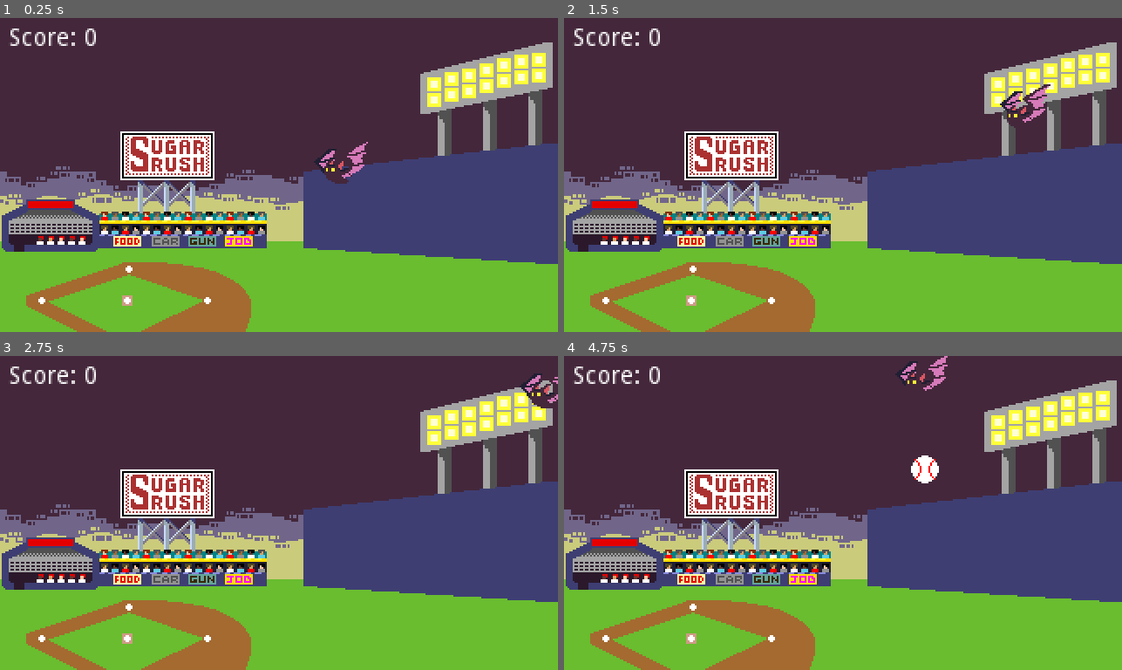
Above: before the commit, frames 1-4 (two rows, left to right).
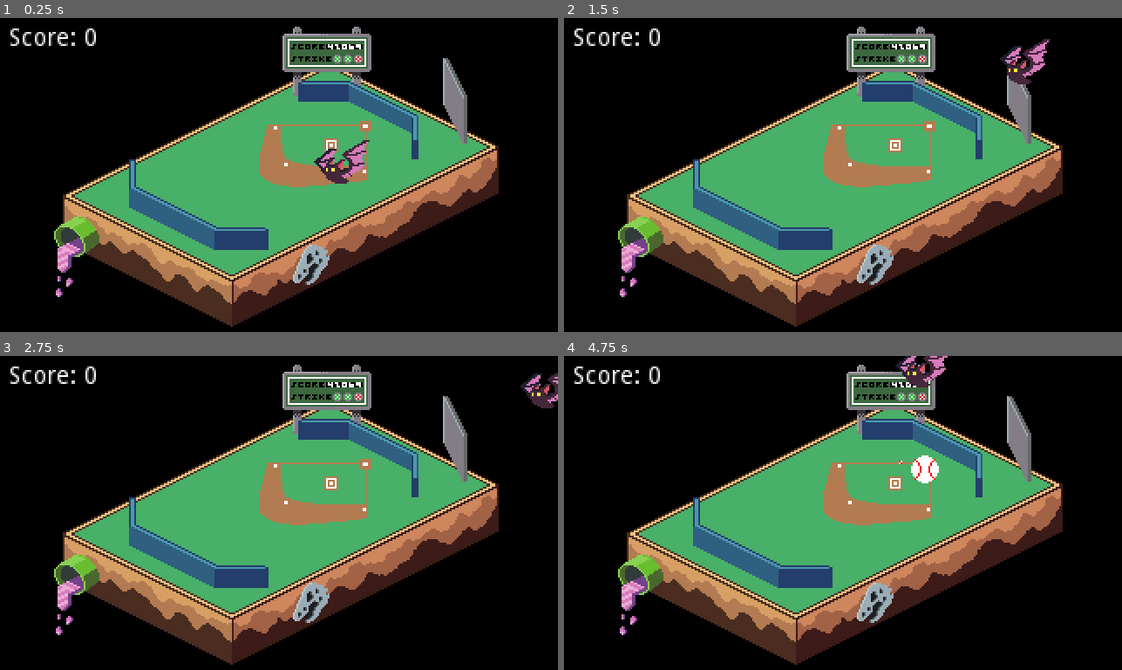
Above: after the commit, the same moments.

Repository: im-deepfriedwater/spaceball-bat
Game: Godot game, scene res://scenes/MainBaseballGame.tscn
Same seed, same stepped clock (60 frames per second), same inputs: the game is played once before the commit and once after it.
Inputs:
- Up to frame 1 (0.25 s): no input
- Up to frame 2 (1.5 s): tap Enter (ui_accept) at 0.5, 0.6, 0.77, 1.07, 1.35 s; hold Right (ui_right) 0.53-1.28 s; hold Down (ui_down) from 1.28 s (still down)
- Up to frame 3 (2.75 s): tap Enter (ui_accept) at 1.52, 1.82, 2.1 s; release Down (ui_down) at 2.03 s; hold Right (ui_right) from 2.03 s (still down)
- Up to frame 4 (4.75 s): release Right (ui_right) at 2.78 s; hold Up (ui_up) 2.78-3.53 s; tap Enter (ui_accept) at 2.85, 3.02, 3.32, 3.6, 3.77, 4.07, 4.35, 4.52 s; hold Left (ui_left) from 3.53 s (still down); tap B (debug_launch_baseball) at 4.15 s

The runs differ from the first frame. In frame 1, 99% of the frame differs, in the area x 0-100%, y 0-100%; in frame 2, 99%; in frame 3, 99%; in frame 4, 99%.

Commit message:
background launch working
background ball launch is working, need to tie it to the trigger for the foreground ball launch using event emitters

Diff:
--- a/src/project.godot
+++ b/src/project.godot
@@ -10,12 +10,18 @@
 
 _global_script_classes=[ {
 "base": "KinematicBody2D",
-"class": "Baseball",
+"class": "BgBaseball",
 "language": "GDScript",
-"path": "res://scripts/Baseball.gd"
+"path": "res://scripts/baseball/background/BgBaseball.gd"
+}, {
+"base": "KinematicBody2D",
+"class": "PlayfieldBaseball",
+"language": "GDScript",
+"path": "res://scripts/baseball/PlayfieldBaseball.gd"
 } ]
 _global_script_class_icons={
-"Baseball": ""
+"BgBaseball": "",
+"PlayfieldBaseball": ""
 }
 
 [application]
--- a/src/scenes/Baseball.tscn
+++ b/src/scenes/Baseball.tscn
@@ -1,6 +1,6 @@
 [gd_scene load_steps=5 format=2]
 
-[ext_resource path="res://scripts/Baseball.gd" type="Script" id=1]
+[ext_resource path="res://scripts/baseball/PlayfieldBaseball.gd" type="Script" id=1]
 [ext_resource path="res://assets/baseball/baseball-static-test.png" type="Texture" id=2]
 
 [sub_resource type="RectangleShape2D" id=1]
@@ -8,7 +8,7 @@
 
 [sub_resource type="RectangleShape2D" id=2]
 
-[node name="Baseball" type="KinematicBody2D"]
+[node name="PlayfieldBaseball" type="KinematicBody2D"]
 collision_layer = 2
 collision_mask = 2
 script = ExtResource( 1 )
--- a/src/scenes/Bat.tscn
+++ b/src/scenes/Bat.tscn
@@ -46,7 +46,7 @@
 nodes/WingBlendSpace/node = SubResource( 25 )
 nodes/WingBlendSpace/position = Vector2( 360, 60 )
 nodes/output/position = Vector2( 840, 40 )
-node_connections = [ "output", 0, "BodyWingBlend2", "BodyWingBlend2", 0, "OneShot", "BodyWingBlend2", 1, "WingBlendSpace", "OneShot", 0, "BodyIdle", "OneShot", 1, "BodyBlink" ]
+node_connections = [ "OneShot", 0, "BodyIdle", "OneShot", 1, "BodyBlink", "BodyWingBlend2", 0, "OneShot", "BodyWingBlend2", 1, "WingBlendSpace", "output", 0, "BodyWingBlend2" ]
 
 [sub_resource type="Animation" id=11]
 resource_name = "BodyBlink"
--- /dev/null
+++ b/src/scenes/BgBaseball.tscn
@@ -0,0 +1,24 @@
+[gd_scene load_steps=4 format=2]
+
+[ext_resource path="res://assets/baseball/baseball-static-test.png" type="Texture" id=1]
+[ext_resource path="res://scripts/baseball/background/BgBaseball.gd" type="Script" id=2]
+
+[sub_resource type="RectangleShape2D" id=1]
+extents = Vector2( 8, 8 )
+
+[node name="BgBaseball" type="KinematicBody2D"]
+script = ExtResource( 2 )
+
+[node name="CollisionShape2D" type="CollisionShape2D" parent="."]
+shape = SubResource( 1 )
+disabled = true
+
+[node name="Sprite" type="Sprite" parent="."]
+texture = ExtResource( 1 )
+
+[node name="Timer" type="Timer" parent="."]
+wait_time = 0.75
+__meta__ = {
+"_editor_description_": "
+"
+}
--- a/src/scenes/MainBaseballGame.tscn
+++ b/src/scenes/MainBaseballGame.tscn
@@ -1,10 +1,12 @@
-[gd_scene load_steps=11 format=2]
+[gd_scene load_steps=13 format=2]
 
 [ext_resource path="res://scripts/MainBaseballGame.gd" type="Script" id=1]
 [ext_resource path="res://assets/backgrounds/ball_diamond_backgroundconcept.png" type="Texture" id=2]
 [ext_resource path="res://scripts/ui/Score.gd" type="Script" id=3]
 [ext_resource path="res://scenes/Bat.tscn" type="PackedScene" id=4]
-[ext_resource path="res://scripts/BaseballLauncher.gd" type="Script" id=5]
+[ext_resource path="res://scripts/baseball/PlayfieldBaseballLauncher.gd" type="Script" id=5]
+[ext_resource path="res://assets/backgrounds/Spaceball Bat Background Iso.png" type="Texture" id=6]
+[ext_resource path="res://scripts/baseball/background/BgBaseballLauncher.gd" type="Script" id=7]
 
 [sub_resource type="RectangleShape2D" id=1]
 extents = Vector2( 160.5, 25 )
@@ -28,8 +30,19 @@
 [node name="BackLayer" type="Node2D" parent="."]
 
 [node name="Background" type="Sprite" parent="BackLayer"]
+visible = false
 position = Vector2( 160, 90 )
 texture = ExtResource( 2 )
+
+[node name="Background2" type="Sprite" parent="BackLayer"]
+position = Vector2( 160, 90 )
+texture = ExtResource( 6 )
+
+[node name="BgBaseballLaunch" type="Node2D" parent="BackLayer"]
+position = Vector2( 210, 61 )
+script = ExtResource( 7 )
+BALL_VELOCITY = 0.5
+BALL_ANGLE_DEGREES = 180
 
 [node name="MiddleLayer" type="Node2D" parent="."]
 
@@ -39,7 +52,6 @@
 position = Vector2( 192, 84 )
 
 [node name="BaseballLauncher" type="Node2D" parent="FrontLayer"]
-unique_name_in_owner = true
 position = Vector2( 21, 160 )
 script = ExtResource( 5 )
 
--- a/src/scripts/Bat.gd
+++ b/src/scripts/Bat.gd
@@ -12,7 +12,7 @@
 # Flappy Movement Region
 export var flappy_vertical_max_speed: float =  55
 export var flappy_gravity: float = 105
-export var flappy_input_buffer_in_seconds: float = 0.25
+export var flappy_input_buffer_in_seconds: float = 0.05
 export var flappy_horizontal_impulse: float = 35
 export var flappy_horizontal_max_speed: float = 90
 export var flappy_horizontal_acceleration: float = 100
@@ -59,7 +59,7 @@
 	bat_velocity.y += delta * flappy_gravity
 
 	if !flappy_is_input_buffering and Input.is_action_just_pressed("ui_accept"):
-		bat_velocity.y = -flappy_vertical_max_speed
+		bat_velocity.y += -flappy_vertical_max_speed
 		flappy_is_input_buffering = true
 		flappy_input_buffer_timer.start()
 
--- a/src/scripts/Baseball.gd
+++ b/src/scripts/baseball/PlayfieldBaseball.gd
@@ -1,39 +1,36 @@
-class_name Baseball
+class_name PlayfieldBaseball
 extends KinematicBody2D
 
 export var BASEBALL_GRAVITY = 1.0
-export var SMALL_BALL_TIME = 0.9
+#export var SMALL_BALL_TIME = 0.9
 var DELETE_Y = 250
 
 onready var sprite = $Sprite
 onready var collision_shape = $CollisionShape2D
-onready var timer = $Timer
+#onready var timer = $Timer
 
 var is_following_path = false
 var current_velocity: Vector2
-var current_frame = 0
 
 # Called when the node enters the scene tree for the first time.
 func _ready():
 	#print("Setting timeout")
-	timer.one_shot = true
-	timer.wait_time= SMALL_BALL_TIME
-	timer.start()
-	timer.connect("timeout", self, "on_timeout")
+#	timer.one_shot = true
+	#timer.wait_time= SMALL_BALL_TIME
+#	timer.start()
+#	timer.connect("timeout", self, "on_timeout")
 
 	#Disable collisions for first X 'frames'
 	collision_shape.disabled = true
-	sprite.scale = Vector2(0.5, 0.5)
+	#sprite.scale = Vector2(0.5, 0.5)
 
 func _physics_process(_delta):
 	if !is_following_path && current_velocity:
-		#print("physics step: ")
-		#print(current_frame)
 		#infinite inertia set to false, do we care about collsions with rigidbodies?
 		move_and_collide(current_velocity , false, true, false)
 
 		#Apply Gravity
-		print(global_position)
+		#print(global_position)
 		current_velocity.y += BASEBALL_GRAVITY * _delta
 		if global_position.y > DELETE_Y:
 			queue_free();
@@ -47,9 +44,9 @@
 func addPath():
 	pass
 
-func on_timeout ():
-	sprite.scale = Vector2(1, 1)
-	collision_shape.disabled = false
+#func on_timeout ():
+#	sprite.scale = Vector2(1, 1)
+#	collision_shape.disabled = false
 
 func _on_Area2D_body_entered(body):
 	BaseballEventsSingleton.emit_signal("catch_baseball")
--- /dev/null
+++ b/src/scripts/baseball/background/BgBaseball.gd
@@ -0,0 +1,64 @@
+class_name BgBaseball
+extends KinematicBody2D
+
+export var BASEBALL_GRAVITY = 0.0
+
+export var MIN_BASEBALL_SCALE = 0.1
+export var MAX_BASEBALL_SCALE = 0.6
+
+export var BASEBALL_SCALE_STEP = 0.15
+export var BASEBALL_VELOCITY_SCALER_STEP = 1.2;
+
+export var MAX_DISTANCE = 300
+export var BOTTOM_DESTROY_BOUNDS = 200
+export var TOP_DESTROY_BOUNDS = -10
+export var RIGHT_DESTROY_BOUNDS = 320
+export var LEFT_DESTROY_BOUNDS = -20
+
+
+onready var sprite = $Sprite
+onready var collision_shape = $CollisionShape2D
+onready var timer = $Timer
+var current_velocity: Vector2
+var ball_origin:Vector2
+
+
+# Called when the node enters the scene tree for the first time.
+func _ready():
+	sprite.scale = Vector2(MIN_BASEBALL_SCALE, MIN_BASEBALL_SCALE)
+	timer.start()
+	timer.connect("timeout", self, "on_timeout")
+	ball_origin = global_position
+	pass # Replace with function body.
+
+
+# Called every frame. 'delta' is the elapsed time since the previous frame.
+#func _process(delta):
+#	pass
+
+func _physics_process(_delta):
+		move_and_collide(current_velocity , false, true, false)
+		if (global_position.y > BOTTOM_DESTROY_BOUNDS ||
+			global_position.y < TOP_DESTROY_BOUNDS ||
+			global_position.x < LEFT_DESTROY_BOUNDS ||
+			global_position.x > RIGHT_DESTROY_BOUNDS):
+			print("destroyed ball")
+			queue_free();
+
+func addVelocity( vel : Vector2 ):
+	#print("adding velocity to baseball . . . ")
+	current_velocity = vel;
+
+
+func on_timeout():
+	print("timeout hit")
+	sprite.scale = Vector2(
+		sprite.scale.x +BASEBALL_SCALE_STEP,
+		sprite.scale.y + BASEBALL_SCALE_STEP)
+	print(sprite.scale.x)
+	if sprite.scale.x > MAX_BASEBALL_SCALE :
+		sprite.scale = Vector2(MAX_BASEBALL_SCALE,MAX_BASEBALL_SCALE)
+	current_velocity = current_velocity * BASEBALL_VELOCITY_SCALER_STEP
+
+func _on_Baseball_child_exiting_tree(node):
+	BaseballEventsSingleton.emit_signal("destroy_background_baseball")
--- /dev/null
+++ b/src/scripts/baseball/background/BgBaseballLauncher.gd
@@ -0,0 +1,31 @@
+extends Node2D
+
+export var BALL_VELOCITY :float = 1.0
+export var BALL_ANGLE_DEGREES = 210
+#Initial ball velocity should depend on the angle of the launch
+#for example, a ball launched to the bottom left should move faster than one straight off the top of the screen
+#we should work out what feels good for this at some point, possibly having some sort of function that provides an appropriate magnitude given an angle
+
+
+const BgBaseball = preload("res://scenes/BgBaseball.tscn")
+
+func _ready():
+	BaseballEventsSingleton.connect("launch_bg_baseball", self, "_on_bg_baseball_launch_event")
+
+
+func _on_bg_baseball_launch_event():
+	pass
+
+func launch_baseball():
+	#print("launching baseball bby")
+	#instanciate a baseball at pos
+	var baseball= BgBaseball.instance()
+	baseball.global_position = global_position
+	baseball.set_as_toplevel(true)
+	add_child(baseball)
+	var launch_vector = Vector2(BALL_VELOCITY,0).rotated( - BALL_ANGLE_DEGREES * PI/180)
+	baseball.addVelocity(launch_vector)
+
+func _physics_process(_delta):
+	if Input.is_action_just_pressed("debug_launch_baseball"):
+		launch_baseball()
Binary file added: src/assets/backgrounds/Spaceball Bat Background Iso.png
Not shown, added: src/assets/backgrounds/Spaceball Bat Background Iso.png.import
Not shown, changed: src/assets/characters/bat_version1.aseprite.import
Renamed: src/scripts/BaseballLauncher.gd -> src/scripts/baseball/PlayfieldBaseballLauncher.gd
Not shown, added: .DS_Store
Not shown, added: concept-art/.DS_Store
Not shown, changed: concept-art/Spaceball Bat Background 01.aseprite
Not shown, added: src/.DS_Store
Not shown, added: src/assets/.DS_Store
Not shown, added: src/assets/backgrounds/.DS_Store
